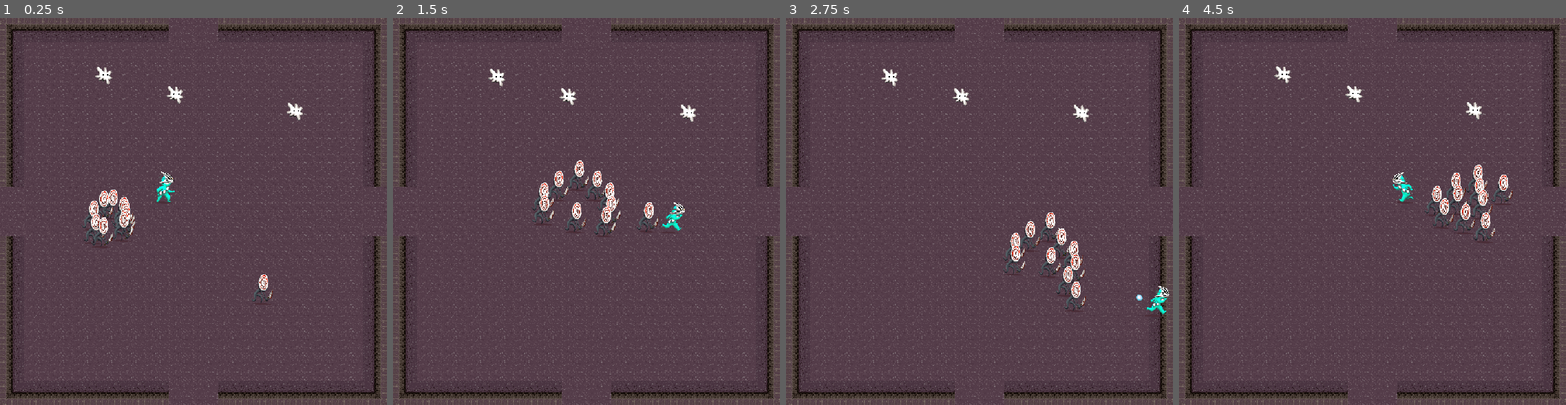
Above: before the commit, frames 1-4 (left to right).
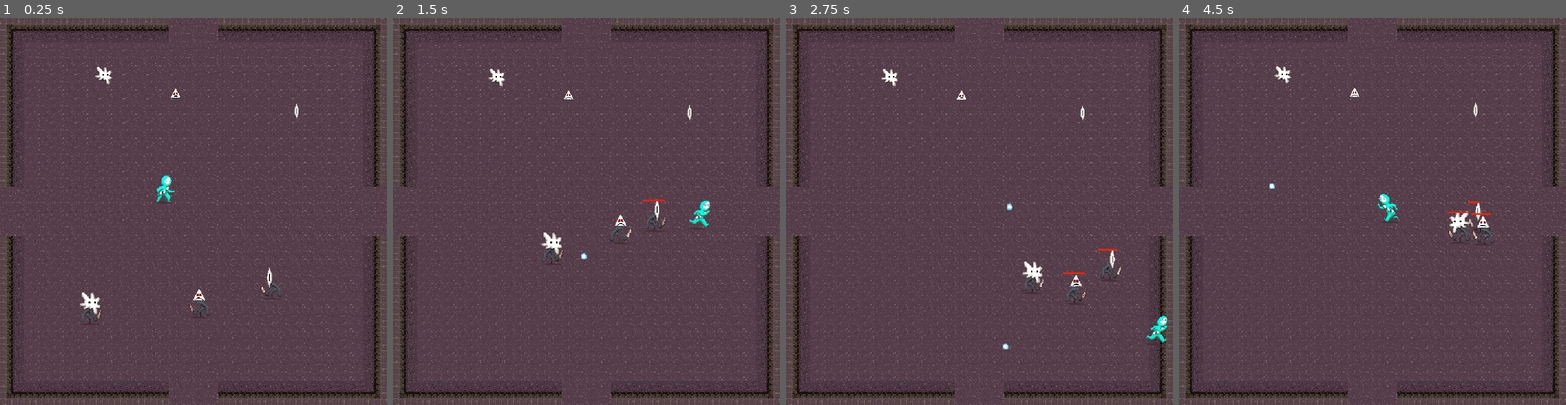
Above: after the commit, the same moments.

Repository: HephepTeam/GGJ2026
Game: Godot game, scene res://scenes/game_scene.tscn
The game is run twice, just before and just after one commit, with the same random seed, the same clock (stepped at 60 frames per second) and the same inputs. The engine's default icon, where the game draws it, is replaced by a stand-in: a white triangle on a blue panel in a dark square.
Inputs (mouse positions are in pixels of both pictures, inside the frame that each line leads up to):
- Up to frame 1 (0.25 s): no input
- Up to frame 2 (1.5 s): move the mouse to (671, 192) at 0.52 s; hold Right (ui_right) 0.53-1.28 s; move the mouse to (509, 230) at 1.27 s; hold Down (ui_down) from 1.28 s (still down)
- Up to frame 3 (2.75 s): move the mouse to (1018, 126) at 2.02 s; release Down (ui_down) at 2.03 s; hold Right (ui_right) from 2.03 s (still down)
- Up to frame 4 (4.5 s): move the mouse to (1353, 288) at 2.77 s; release Right (ui_right) at 2.78 s; hold Up (ui_up) 2.78-3.53 s; move the mouse to (1488, 269) at 3.52 s; hold Left (ui_left) from 3.53 s (still down); move the mouse to (1256, 153) at 4.27 s

The runs differ from the first frame. In frame 1, 1.8% of the frame differs, in the area x 20-79%, y 17-80%; in frame 2, 2.4%, in the area x 35-83%, y 18-64%; in frame 3, 2.3%; in frame 4, 2.2%.

Commit message:
mask ramassablets et changent le masks porté et les stats

Diff:
--- a/ressources/MaskData.gd
+++ b/ressources/MaskData.gd
@@ -3,7 +3,7 @@
 
 
 @export var mask_texture: Texture
-
+@export var player_mask_texture: Texture
 @export var cadence_bonus: float
 @export var power_bonus: float
 @export var splash_bonus: float
--- a/ressources/mask0.tres
+++ b/ressources/mask0.tres
@@ -1,7 +1,12 @@
 [gd_resource type="Resource" script_class="MaskData" format=3 uid="uid://cow18rshugplg"]
 
+[ext_resource type="Texture2D" uid="uid://bag011h7epnyq" path="res://assets/Masks/mask0.png" id="1_52nom"]
 [ext_resource type="Script" uid="uid://b4j6vx2yiydvx" path="res://ressources/MaskData.gd" id="1_ac05i"]
+[ext_resource type="Texture2D" uid="uid://5oqj3esbku4y" path="res://assets/player/masks/fov.png" id="2_75tet"]
 
 [resource]
 script = ExtResource("1_ac05i")
+mask_texture = ExtResource("1_52nom")
+player_mask_texture = ExtResource("2_75tet")
+splash_bonus = 8.0
 metadata/_custom_type_script = "uid://b4j6vx2yiydvx"
--- /dev/null
+++ b/ressources/mask1.tres
@@ -0,0 +1,12 @@
+[gd_resource type="Resource" script_class="MaskData" format=3 uid="uid://op4hhcbscbsh"]
+
+[ext_resource type="Texture2D" uid="uid://bgkgsg0coasj2" path="res://assets/Masks/Mask1.png" id="1_0mb61"]
+[ext_resource type="Script" uid="uid://b4j6vx2yiydvx" path="res://ressources/MaskData.gd" id="1_mjj5n"]
+[ext_resource type="Texture2D" uid="uid://71wiimovlygc" path="res://assets/player/masks/speed.png" id="2_f8u25"]
+
+[resource]
+script = ExtResource("1_mjj5n")
+mask_texture = ExtResource("1_0mb61")
+player_mask_texture = ExtResource("2_f8u25")
+cadence_bonus = 0.5
+metadata/_custom_type_script = "uid://b4j6vx2yiydvx"
--- /dev/null
+++ b/ressources/mask2.tres
@@ -0,0 +1,12 @@
+[gd_resource type="Resource" script_class="MaskData" format=3 uid="uid://cqldh5igkrkqk"]
+
+[ext_resource type="Texture2D" uid="uid://bp8skeuengvau" path="res://assets/Masks/mask3.png" id="1_mp6y1"]
+[ext_resource type="Script" uid="uid://b4j6vx2yiydvx" path="res://ressources/MaskData.gd" id="1_ppqu2"]
+[ext_resource type="Texture2D" uid="uid://71wiimovlygc" path="res://assets/player/masks/speed.png" id="2_qde15"]
+
+[resource]
+script = ExtResource("1_ppqu2")
+mask_texture = ExtResource("1_mp6y1")
+player_mask_texture = ExtResource("2_qde15")
+power_bonus = 2.0
+metadata/_custom_type_script = "uid://b4j6vx2yiydvx"
--- a/scenes/Enemy/enemy.gd
+++ b/scenes/Enemy/enemy.gd
@@ -3,18 +3,23 @@
 
 const SPEED := 200.0
 
+@export var mask: MaskData
 
 @onready var body: AnimatedSprite2D = $Body
 
 var colliding_areas: Array[Area2D] = []
 var collision_vector := Vector2.ZERO
 
+const base_health = 100.0
 var health := 100.0
-var attack := 8.0
+var attack := 16.0
 
 var _body_direction := 1.0
 var _prev_pos: Vector2
 
+func _ready():
+	if mask:
+		$Body/Mask.texture = mask.mask_texture
 
 func _physics_process(delta: float) -> void:
 	var closest_player: Player = Globals.get_closest_player(global_position)
@@ -38,12 +43,16 @@
 
 	move_and_slide()
 
-	#if (global_position - _prev_pos).length() > 0.001:
-		#_body_direction = sign(direction.x)
-		#body.scale.x = _body_direction
-	#
-	#_prev_pos = global_position
 
+	_body_direction = sign(direction.x)
+	body.scale.x = _body_direction
+
+	_prev_pos = global_position
+
+func _process(delta: float) -> void:
+	if health < base_health:
+		$healthbar.show()
+		$healthbar.value = health
 
 func _on_area_2d_area_entered(area: Area2D) -> void:
 	colliding_areas.append(area)
--- a/scenes/Enemy/enemy.tscn
+++ b/scenes/Enemy/enemy.tscn
@@ -4,32 +4,12 @@
 [ext_resource type="Texture2D" uid="uid://b67t2080ebv8i" path="res://assets/minion_body.png" id="2_eacat"]
 [ext_resource type="Texture2D" uid="uid://deqfjb1rqis7t" path="res://assets/shadow.png" id="2_ixhtt"]
 [ext_resource type="Texture2D" uid="uid://d3v8eynat77lb" path="res://assets/icon.svg" id="2_vamnb"]
-[ext_resource type="Texture2D" uid="uid://bag011h7epnyq" path="res://assets/Masks/mask0.png" id="3_ixhtt"]
-[ext_resource type="Texture2D" uid="uid://bgkgsg0coasj2" path="res://assets/Masks/Mask1.png" id="4_wfr8x"]
-[ext_resource type="Texture2D" uid="uid://c4rmse8v4hxa4" path="res://assets/Masks/Mask2.png" id="5_ebm38"]
 
 [sub_resource type="SpriteFrames" id="SpriteFrames_q0kbr"]
 animations = [{
 "frames": [{
 "duration": 1.0,
 "texture": ExtResource("2_eacat")
-}],
-"loop": true,
-"name": &"default",
-"speed": 5.0
-}]
-
-[sub_resource type="SpriteFrames" id="SpriteFrames_fx0l5"]
-animations = [{
-"frames": [{
-"duration": 1.0,
-"texture": ExtResource("3_ixhtt")
-}, {
-"duration": 1.0,
-"texture": ExtResource("4_wfr8x")
-}, {
-"duration": 1.0,
-"texture": ExtResource("5_ebm38")
 }],
 "loop": true,
 "name": &"default",
@@ -48,9 +28,20 @@
 radius = 23.0
 height = 72.0
 
+[sub_resource type="StyleBoxEmpty" id="StyleBoxEmpty_ixhtt"]
+
+[sub_resource type="StyleBoxFlat" id="StyleBoxFlat_wfr8x"]
+bg_color = Color(1, 0.1254902, 0, 1)
+corner_radius_top_right = 2
+corner_radius_bottom_right = 2
+
+[sub_resource type="Theme" id="Theme_ebm38"]
+ProgressBar/styles/background = SubResource("StyleBoxEmpty_ixhtt")
+ProgressBar/styles/fill = SubResource("StyleBoxFlat_wfr8x")
+
 [node name="Enemy" type="CharacterBody2D" unique_id=1661876933 groups=["enemy"]]
 collision_layer = 2
-collision_mask = 9
+collision_mask = 8
 script = ExtResource("1_84vye")
 
 [node name="Shadow" type="Sprite2D" parent="." unique_id=2114353493]
@@ -60,10 +51,8 @@
 position = Vector2(0, -25)
 sprite_frames = SubResource("SpriteFrames_q0kbr")
 
-[node name="Mask" type="AnimatedSprite2D" parent="Body" unique_id=947257862]
+[node name="Mask" type="Sprite2D" parent="Body" unique_id=489954926]
 position = Vector2(-3, -30)
-sprite_frames = SubResource("SpriteFrames_fx0l5")
-frame = 2
 
 [node name="Sprite2D" type="Sprite2D" parent="." unique_id=1928941359]
 visible = false
@@ -92,5 +81,15 @@
 shape = SubResource("CapsuleShape2D_eacat")
 debug_color = Color(0.91857046, 0.17176548, 0.56811786, 0.41960785)
 
+[node name="healthbar" type="ProgressBar" parent="." unique_id=1560468976]
+visible = false
+offset_left = -32.0
+offset_top = -83.0
+offset_right = 32.0
+offset_bottom = -79.0
+theme = SubResource("Theme_ebm38")
+value = 50.0
+show_percentage = false
+
 [connection signal="area_entered" from="Area2D" to="." method="_on_area_2d_area_entered"]
 [connection signal="area_exited" from="Area2D" to="." method="_on_area_2d_area_exited"]
--- a/scenes/Player/player.gd
+++ b/scenes/Player/player.gd
@@ -8,7 +8,7 @@
 @export var projectile_scene: PackedScene
 @export var damage_bomb_scene : PackedScene
 
-@export var speed := 400.0
+@export var speed := 500.0
 @export var health := 100.0
 @export var cooldown_hit_duration := 1.0
 
@@ -24,7 +24,11 @@
 var _cooldown_hit = false
 
 var knockback_dir : Vector2
-var knockback_force := 50.0
+var knockback_force := 200.0
+
+func set_data(data: MaskData):
+	update_cadence(data.cadence_bonus)
+
 
 func _ready():
 	cooldown_shoot.start(shoot_rate)
@@ -34,10 +38,10 @@
 		'ui_left', 'ui_right', 'ui_up', 'ui_down')
 
 	if direction.length():
-		velocity = direction * speed
+		velocity = velocity.lerp(direction * speed, delta * 12.0)
+
 		$Body.play("run")
 		if abs(velocity.x) > 0.01:
-
 			body_direction = sign(velocity.x)
 			body.scale.x = body_direction
 			skew = lerp(skew, deg_to_rad(body_direction*12.0), delta*80)
@@ -48,10 +52,21 @@
 		velocity.x = move_toward(velocity.x, 0, speed)
 		velocity.y = move_toward(velocity.y, 0, speed)
 
+	velocity += -knockback_dir
+	knockback_dir = knockback_dir.lerp(Vector2.ZERO, delta * 5.0)
 	move_and_slide()
 
 func update_cadence(new_cadence: float):
 	shoot_rate = 60.0 / new_cadence
+
+func update_power(new_power: float):
+	projectile_data.power = new_power
+
+func update_range(new_range: float):
+	projectile_data.splash_radius = new_range
+
+func update_mask(new_mask: Texture):
+	$Body/Mask.texture = new_mask
 
 
 
@@ -116,5 +131,5 @@
 
 
 func _on_repulse_area_entered(area: Area2D) -> void:
-	#get_damage(area.get_parent().attack)
+	get_damage(area.get_parent().attack, (area.get_parent().global_position-global_position).normalized())
 	pass
--- a/scenes/Player/player.tscn
+++ b/scenes/Player/player.tscn
@@ -8,9 +8,6 @@
 [ext_resource type="Texture2D" uid="uid://buvaowlekgewx" path="res://assets/player/idle.png" id="5_uxo23"]
 [ext_resource type="Texture2D" uid="uid://bq0rqps4hawe4" path="res://assets/player/run0.png" id="6_n7rn1"]
 [ext_resource type="Texture2D" uid="uid://rwl1oqpwo326" path="res://assets/player/run1.png" id="7_7tfl1"]
-[ext_resource type="Texture2D" uid="uid://b2eyuksi0mnka" path="res://assets/player/masks/force.png" id="8_jxtnq"]
-[ext_resource type="Texture2D" uid="uid://5oqj3esbku4y" path="res://assets/player/masks/fov.png" id="9_t6q27"]
-[ext_resource type="Texture2D" uid="uid://71wiimovlygc" path="res://assets/player/masks/speed.png" id="10_wyey8"]
 
 [sub_resource type="SpriteFrames" id="SpriteFrames_a3d8c"]
 animations = [{
@@ -34,23 +31,6 @@
 "speed": 5.0
 }]
 
-[sub_resource type="SpriteFrames" id="SpriteFrames_uiqp4"]
-animations = [{
-"frames": [{
-"duration": 1.0,
-"texture": ExtResource("8_jxtnq")
-}, {
-"duration": 1.0,
-"texture": ExtResource("9_t6q27")
-}, {
-"duration": 1.0,
-"texture": ExtResource("10_wyey8")
-}],
-"loop": true,
-"name": &"masks",
-"speed": 5.0
-}]
-
 [sub_resource type="CapsuleShape2D" id="CapsuleShape2D_1kbk7"]
 radius = 8.0
 height = 34.0
@@ -61,7 +41,7 @@
 
 [node name="Player" type="CharacterBody2D" unique_id=1534390266 groups=["player"]]
 texture_filter = 1
-collision_layer = 32
+collision_layer = 33
 collision_mask = 9
 script = ExtResource("1_a3d8c")
 projectile_scene = ExtResource("2_c4h5g")
@@ -80,11 +60,8 @@
 frame_progress = 0.1658449
 offset = Vector2(0, -25)
 
-[node name="Mask" type="AnimatedSprite2D" parent="Body" unique_id=727774273]
+[node name="Mask" type="Sprite2D" parent="Body" unique_id=1625360917]
 position = Vector2(1, -30)
-sprite_frames = SubResource("SpriteFrames_uiqp4")
-animation = &"masks"
-frame = 2
 
 [node name="ShootPoint" type="Marker2D" parent="Body/Mask" unique_id=55178963]
 position = Vector2(8, 0)
--- a/scenes/collectible/mask.gd
+++ b/scenes/collectible/mask.gd
@@ -11,6 +11,7 @@
 @onready var init_pos_y = $MaskSprite.position.y
 
 func _ready():
+	picked_up.connect(Globals.on_mask_picked_up)
 	if data:
 		mask_sprite.texture = data.mask_texture
 	tween = create_tween().set_ease(Tween.EASE_IN_OUT).set_trans(Tween.TRANS_SINE)
@@ -20,11 +21,11 @@
 
 
 func _on_body_entered(body: Node2D) -> void:
-	picked_up.emit(MaskData)
+	picked_up.emit(data)
 	if tween: tween.kill()
 	tween = create_tween().set_ease(Tween.EASE_OUT).set_trans(Tween.TRANS_EXPO)
 	tween.set_parallel(true)
 	tween.tween_property($MaskSprite, "position:y", -60.0, 0.2).as_relative()
-	tween.tween_property($MaskSprite, "scale:x", 0.0, 0.2)
+	tween.tween_property($MaskSprite, "scale:x", 0.0, 0.3)
 	tween.set_parallel(false)
 	tween.tween_callback(queue_free)
--- a/scenes/game_scene.tscn
+++ b/scenes/game_scene.tscn
@@ -2,8 +2,11 @@
 
 [ext_resource type="PackedScene" uid="uid://7h053ghxefjb" path="res://scenes/map.tscn" id="1_ycayy"]
 [ext_resource type="PackedScene" uid="uid://cp0bf0rdxvw1s" path="res://scenes/Player/player.tscn" id="2_bw6k5"]
+[ext_resource type="Resource" uid="uid://cow18rshugplg" path="res://ressources/mask0.tres" id="3_b5spy"]
 [ext_resource type="PackedScene" uid="uid://imwi3ugshkya" path="res://scenes/Enemy/enemy.tscn" id="3_y3j0m"]
 [ext_resource type="Script" uid="uid://cqdugo8vm245l" path="res://scenes/camera_2d.gd" id="4_bw6k5"]
+[ext_resource type="Resource" uid="uid://op4hhcbscbsh" path="res://ressources/mask1.tres" id="4_utbpp"]
+[ext_resource type="Resource" uid="uid://cqldh5igkrkqk" path="res://ressources/mask2.tres" id="5_mw25s"]
 [ext_resource type="PackedScene" uid="uid://ddegyt03bek3q" path="res://scenes/collectible/mask.tscn" id="5_y3j0m"]
 
 [node name="GameScene" type="Node2D" unique_id=729300741]
@@ -17,12 +20,15 @@
 
 [node name="Mask" parent="Entities" unique_id=294908437 instance=ExtResource("5_y3j0m")]
 position = Vector2(273, 172)
+data = ExtResource("3_b5spy")
 
 [node name="Mask2" parent="Entities" unique_id=2125087479 instance=ExtResource("5_y3j0m")]
 position = Vector2(778, 267)
+data = ExtResource("4_utbpp")
 
 [node name="Mask3" parent="Entities" unique_id=657335983 instance=ExtResource("5_y3j0m")]
 position = Vector2(461, 223)
+data = ExtResource("5_mw25s")
 
 [node name="TileMap" parent="Entities" unique_id=103331890 instance=ExtResource("1_ycayy")]
 
@@ -32,32 +38,14 @@
 [node name="Player" parent="Entities" unique_id=1534390266 instance=ExtResource("2_bw6k5")]
 position = Vector2(432, 488)
 
-[node name="Enemy" parent="Entities" unique_id=1704070987 instance=ExtResource("3_y3j0m")]
-position = Vector2(728, 792)
+[node name="Enemy" parent="Entities" unique_id=1661876933 instance=ExtResource("3_y3j0m")]
+position = Vector2(214, 853)
+mask = ExtResource("3_b5spy")
 
-[node name="Enemy2" parent="Entities" unique_id=1547969889 instance=ExtResource("3_y3j0m")]
-position = Vector2(280, 576)
+[node name="Enemy2" parent="Entities" unique_id=1806140047 instance=ExtResource("3_y3j0m")]
+position = Vector2(756, 776)
+mask = ExtResource("4_utbpp")
 
-[node name="Enemy3" parent="Entities" unique_id=1885920185 instance=ExtResource("3_y3j0m")]
-position = Vector2(280, 576)
-
-[node name="Enemy4" parent="Entities" unique_id=906206208 instance=ExtResource("3_y3j0m")]
-position = Vector2(280, 576)
-
-[node name="Enemy5" parent="Entities" unique_id=26329145 instance=ExtResource("3_y3j0m")]
-position = Vector2(280, 576)
-
-[node name="Enemy6" parent="Entities" unique_id=1853667093 instance=ExtResource("3_y3j0m")]
-position = Vector2(280, 576)
-
-[node name="Enemy7" parent="Entities" unique_id=834397067 instance=ExtResource("3_y3j0m")]
-position = Vector2(280, 576)
-
-[node name="Enemy8" parent="Entities" unique_id=1052349908 instance=ExtResource("3_y3j0m")]
-position = Vector2(280, 576)
-
-[node name="Enemy9" parent="Entities" unique_id=459431058 instance=ExtResource("3_y3j0m")]
-position = Vector2(280, 576)
-
-[node name="Enemy10" parent="Entities" unique_id=1087220638 instance=ExtResource("3_y3j0m")]
-position = Vector2(280, 576)
+[node name="Enemy3" parent="Entities" unique_id=1906255203 instance=ExtResource("3_y3j0m")]
+position = Vector2(544, 840)
+mask = ExtResource("5_mw25s")
--- a/scenes/managers/globals.gd
+++ b/scenes/managers/globals.gd
@@ -3,6 +3,10 @@
 signal room_entered(room)
 
 var EnemyAround = []
+
+var current_cadence: float
+var current_power: float
+var current_range: float
 
 func get_enemy_around() -> Array[Enemy]:
 	var enemies: Array[Enemy] = []
@@ -25,3 +29,11 @@
 			min_distance = distance
 			closest = player
 	return closest
+
+func on_mask_picked_up(data: MaskData):
+	current_cadence += data.cadence_bonus
+	current_power += data.power_bonus
+	var p = get_players()[0]
+	p.update_cadence(current_cadence)
+	p.update_power(current_power)
+	p.update_mask(data.player_mask_texture)
Binary file added: assets/Masks/mask3.png
Not shown, added: assets/Masks/mask3.png.import
